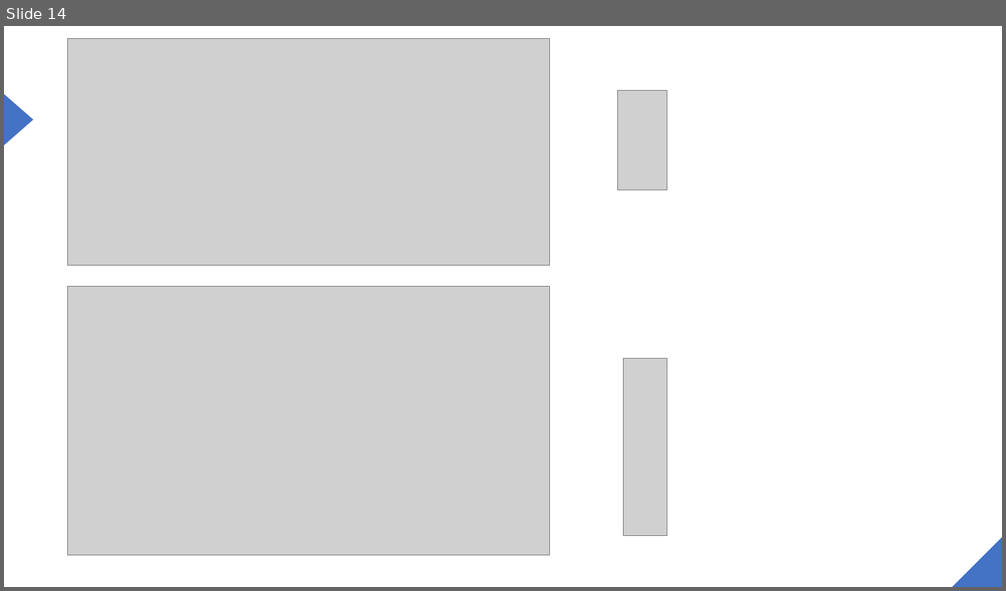
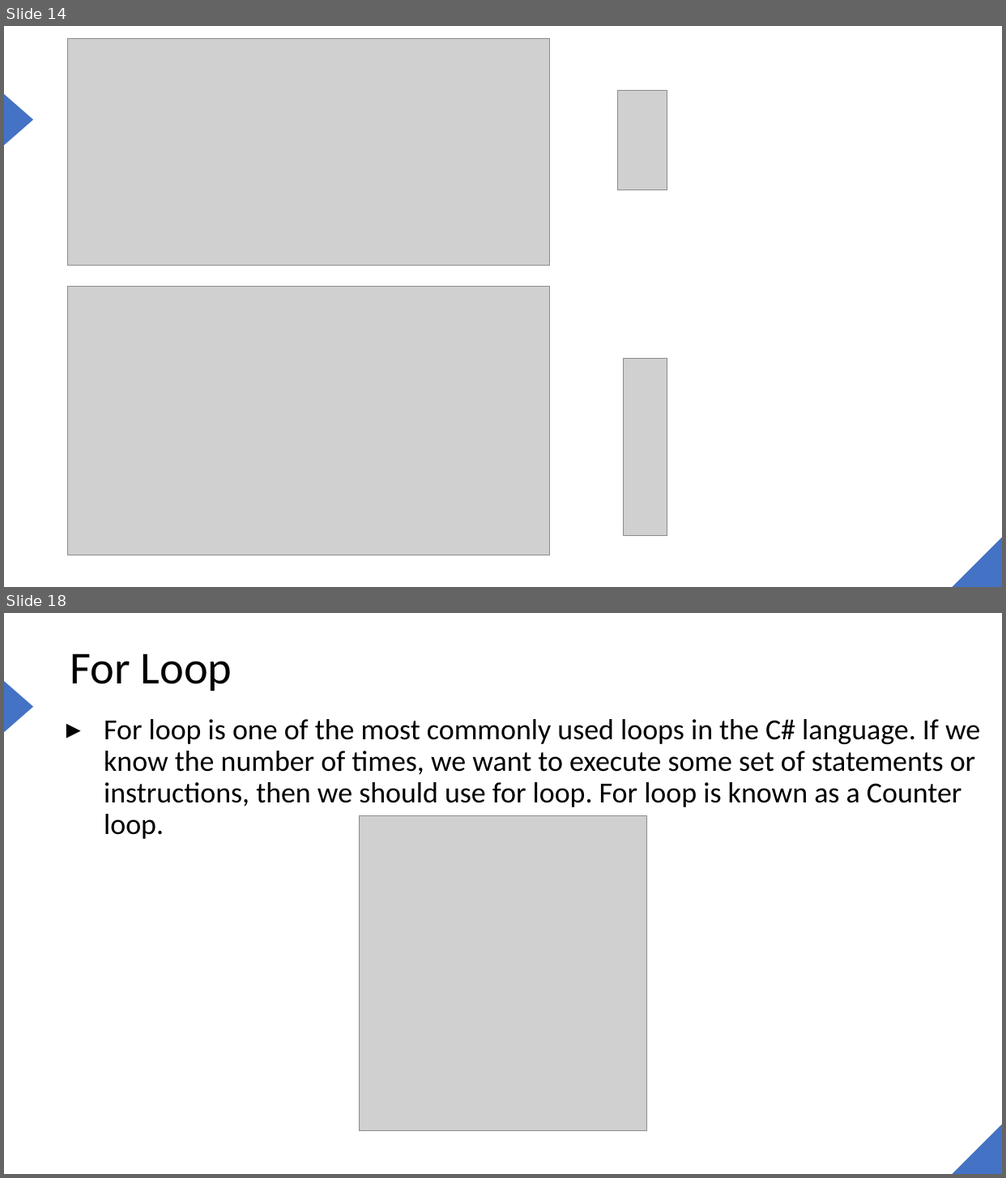
Before and after one commit to joe6276/The-sharp-Repo, a slide deck: Slides/6. Control Flow/Control Flow.pptx. Shown one above the other, each under a label of ours: slide 14 before the commit, slides 14 and 18 after it; the slides between them are not shown. The pictures are 1006x591 and 1006x1178 pixels, drawn with LibreOffice and Linux fonts; fonts in the diff are those of the drawing; grey boxes stand for pictures. Boxes give left, top, right and bottom in pixels: in the first picture for what was removed or moved away, otherwise in the second. Text is boxed around its words. In the diff, an @@ line names an element or a change of style, - is before the commit and + after.

```diff
--- a/Slides/6. Control Flow/Control Flow.pptx
+++ b/Slides/6. Control Flow/Control Flow.pptx
@@ slide 18 added at [4,613,1002,1174], background #FFFFFF; not listed: 2 template elements that a slide beside it also shows @@
@@ title added at [70,653,232,691], 44 pt, text #000000 @@
+For Loop
@@ text added at [104,719,980,839], 28 pt, text #000000 @@
+▸ For loop is one of the most commonly used loops in the C# language. If we know the number of times, we want to execute some set of statements or instructions, then we should use for loop. For loop is known as a Counter loop.
@@ picture added at [360,815,647,1131] @@
```
Also in this commit, not shown: 1 slide changed, 8 other slides added, 1 slide removed.
